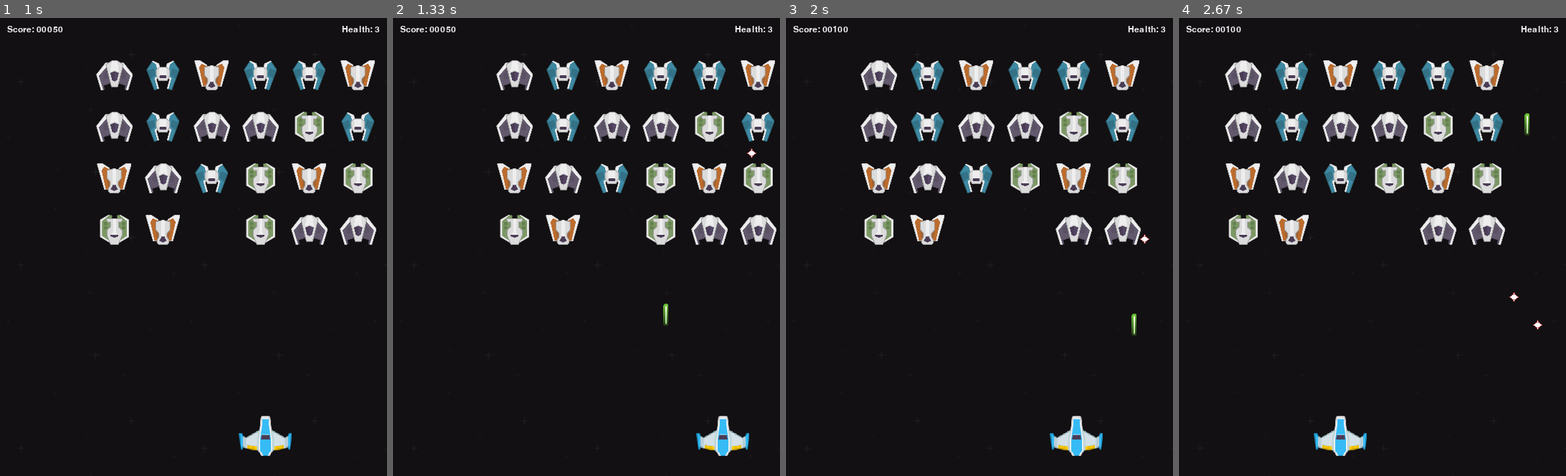
Above: before the commit, frames 1-4 (left to right).
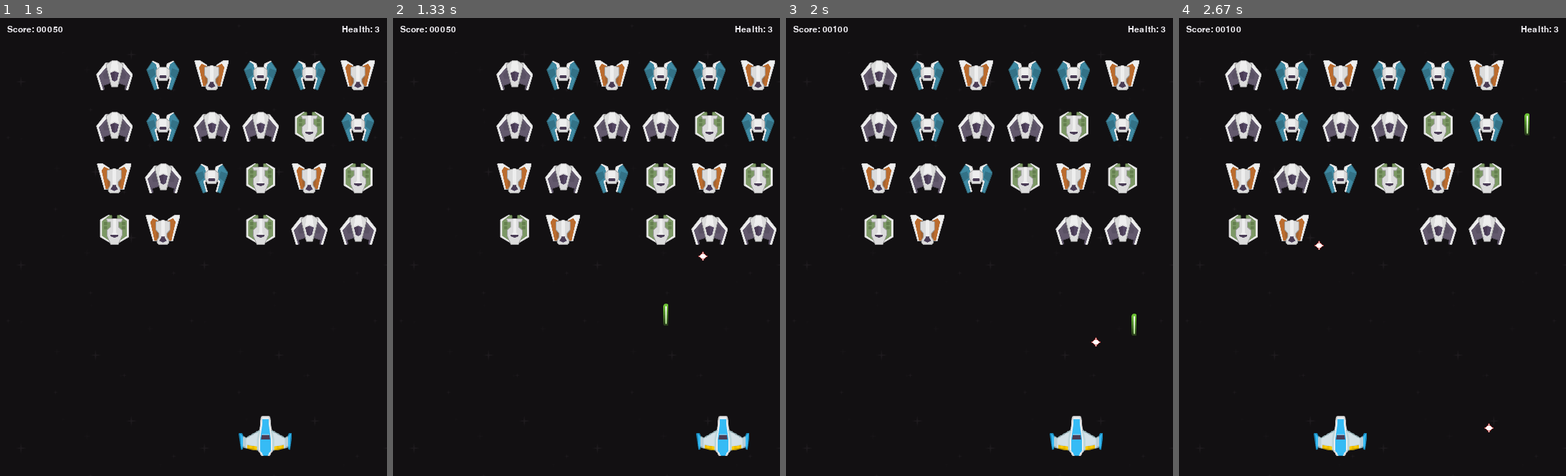
Above: after the commit, the same moments.

Repository: cwrlcarl/pygame-mini-games
Game: pygame game, started from space-invaders/main.py
Same seed, same stepped clock (60 frames per second), same inputs: the game is played once before the commit and once after it.
Inputs:
- Up to frame 1 (1 s): tap Space at 0.33, 0.73 s; hold Right from 0.67 s (still down)
- Up to frame 2 (1.33 s): tap Space at 1.03, 1.23 s; release Right at 1.13 s; hold Right from 1.17 s (still down)
- Up to frame 3 (2 s): tap Space at 1.53, 1.73 s; release Right at 1.63 s; hold Left from 1.67 s (still down)
- Up to frame 4 (2.67 s): tap Space at 2.03, 2.3, 2.6 s; release Left at 2.2 s; hold Left 2.23-2.63 s

Frame 1 is identical in both runs. In frame 2, less than 0.1% of the frame differs, in the area x 78-94%, y 28-53%; in frame 3, less than 0.1%; in frame 4, less than 0.1%, in the area x 35-94%, y 48-91%.

Commit message:
Clean up code and add game over state

Diff:
--- a/space-invaders/main.py
+++ b/space-invaders/main.py
@@ -61,34 +61,58 @@
         screen.blit(self.image, self.rect)
 
 
-def main():
+def draw_game_ui(screen, game_state):
+    score_text = MAIN_FONT.render(f"Score: {game_state['score']:05d}", True, WHITE)
+    screen.blit(score_text, (10, 10))
+
+    health_text = MAIN_FONT.render(f"Health: {game_state['health']}", True, WHITE)
+    screen.blit(health_text, (SCREEN_WIDTH - health_text.get_width() - 10, 10))
+
+    if game_state['game_over']:
+        game_over_text = GAME_OVER_FONT.render("Game Over", True, WHITE)
+        screen.blit(game_over_text, ((SCREEN_WIDTH - game_over_text.get_width()) // 2,
+                                     (SCREEN_HEIGHT - game_over_text.get_height()) // 2))
+
+
+def create_game_state():
     pygame.init()
     pygame.mixer.music.play(-1)
 
+    player = Player(x=SCREEN_WIDTH // 2, y=SCREEN_HEIGHT - PLAYER_HEIGHT)
+
+    game_state = {
+        'player': player,
+        'bullets': [],
+        'enemies': [],
+        'enemy_bullets': [],
+        'enemy_direction': 1,
+        'last_enemy_shot': pygame.time.get_ticks(),
+        'score': 0,
+        'health': 3,
+        'game_over': False
+    }
+
+    row_width = (ENEMY_WIDTH * ENEMY_COLS) + (ENEMY_COL_GAP * (ENEMY_COLS - 1))
+    start_x = (SCREEN_WIDTH - row_width) // 2 + ENEMY_WIDTH // 2
+
+    for row in range(ENEMY_ROWS):
+        for col in range(ENEMY_COLS):
+            x = col * (ENEMY_WIDTH + ENEMY_COL_GAP) + start_x
+            y = row * (ENEMY_HEIGHT + ENEMY_ROW_GAP) + ENEMY_OFFSET
+
+            enemy = Enemy(x=x, y=y)
+            game_state['enemies'].append(enemy)
+
+    return game_state
+
+
+def main():
     screen = pygame.display.set_mode((SCREEN_WIDTH, SCREEN_HEIGHT))
     bg_image = pygame.image.load(BG_IMAGE_PATH).convert()
     bg_width, bg_height = bg_image.get_size()
     pygame.display.set_caption("Space Invaders 🚀")
 
-    player = Player(x=SCREEN_WIDTH//2, y=SCREEN_HEIGHT-PLAYER_HEIGHT)
-    bullets = []
-    enemies = []
-    enemy_bullets = []
-    enemy_direction = 1
-    last_enemy_shot = pygame.time.get_ticks()
-    score = 0
-    health = 3
-
-    row_width = (ENEMY_WIDTH * ENEMY_COLS) + (ENEMY_COL_GAP * (ENEMY_COLS - 1))
-    start_x = (SCREEN_WIDTH - row_width) // 2 + ENEMY_WIDTH // 2
-
-    for row in range(ENEMY_ROWS):
-        for col in range(ENEMY_COLS):
-            x = col * (ENEMY_WIDTH + ENEMY_COL_GAP) + start_x
-            y = row * (ENEMY_HEIGHT + ENEMY_ROW_GAP) + ENEMY_OFFSET
-
-            enemy = Enemy(x=x, y=y)
-            enemies.append(enemy)
+    game_state = create_game_state()
 
     clock = pygame.time.Clock()
     running = True
@@ -102,70 +126,84 @@
 
             if event.type == pygame.KEYDOWN:
                 if event.key == pygame.K_SPACE:
-                    if len(bullets) < MAX_PLAYER_BULLETS:
+                    if len(game_state['bullets']) < MAX_PLAYER_BULLETS:
                         LASER_SFX.play()
-                        bullet = PlayerBullet(x=player.rect.centerx, y=player.rect.y)
-                        bullets.append(bullet)
-
-        for bullet in bullets[:]:
-            for enemy in enemies[:]:
-                if bullet.rect.colliderect(enemy.rect):
-                    score += 50
-                    bullets.remove(bullet)
-                    enemies.remove(enemy)
-
-        for enemy_bullet in enemy_bullets[:]:
-            if enemy_bullet.rect.colliderect(player.rect):
-                health -= 1
-                enemy_bullets.remove(enemy_bullet)
-                if health == 0:
-                    pass
-
-        for bullet in bullets[:]:
-            if bullet.rect.y < 0:
-                bullets.remove(bullet)
-
-        for enemy_bullet in enemy_bullets[:]:
-            if enemy_bullet.rect.y > SCREEN_HEIGHT:
-                enemy_bullets.remove(enemy_bullet)
-
-        for enemy in enemies:
-            if enemy.rect.right >= SCREEN_WIDTH or enemy.rect.left <= 0:
-                enemy_direction *= -1
-                break
-
-        time_now = pygame.time.get_ticks()
-        if time_now - last_enemy_shot > ENEMY_BULLET_COOLDOWN and len(enemy_bullets) < MAX_ENEMY_BULLETS and len(enemies) > 0:
-            enemy_shooting = random.choice(enemies)
-            enemy_bullet = EnemyBullet(x=enemy_shooting.rect.centerx, y=enemy_shooting.rect.y)
-            enemy_bullets.append(enemy_bullet)
-            last_enemy_shot = time_now
-
+                        bullet = PlayerBullet(x=game_state['player'].rect.centerx, y=game_state['player'].rect.y)
+                        game_state['bullets'].append(bullet)
+
+        if not game_state['game_over']:
+            # enemy collision
+            for bullet in game_state['bullets'][:]:
+                for enemy in game_state['enemies'][:]:
+                    if bullet.rect.colliderect(enemy.rect):
+                        game_state['score'] += 50
+                        game_state['bullets'].remove(bullet)
+                        game_state['enemies'].remove(enemy)
+
+            # player collision
+            for enemy_bullet in game_state['enemy_bullets'][:]:
+                if enemy_bullet.rect.colliderect(game_state['player'].rect):
+                    game_state['health'] -= 1
+                    game_state['enemy_bullets'].remove(enemy_bullet)
+                    if game_state['health'] == 0:
+                        GAME_OVER_SFX.play()
+                        pygame.mixer.music.stop()
+                        game_state['game_over'] = True
+
+            # off-screen bullets
+            for bullet in game_state['bullets'][:]:
+                if bullet.rect.y < 0:
+                    game_state['bullets'].remove(bullet)
+            for enemy_bullet in game_state['enemy_bullets'][:]:
+                if enemy_bullet.rect.y > SCREEN_HEIGHT:
+                    game_state['enemy_bullets'].remove(enemy_bullet)
+
+            # enemy shooting
+            time_now = pygame.time.get_ticks()
+            if time_now - game_state['last_enemy_shot'] > ENEMY_BULLET_COOLDOWN \
+            and len(game_state['enemy_bullets']) < MAX_ENEMY_BULLETS \
+            and len(game_state['enemies']) > 0:
+                enemy_shooting = random.choice(game_state['enemies'])
+                enemy_bullet = EnemyBullet(x=enemy_shooting.rect.centerx, y=enemy_shooting.rect.y)
+                game_state['enemy_bullets'].append(enemy_bullet)
+                game_state['last_enemy_shot'] = time_now
+
+            # enemy direction
+            for enemy in game_state['enemies']:
+                if enemy.rect.right >= SCREEN_WIDTH or enemy.rect.left <= 0:
+                    game_state['enemy_direction'] *= -1
+                    break
+
+            # update
+            if not game_state['game_over']:
+                game_state['player'].update()
+
+                for bullet in game_state['bullets']:
+                    bullet.update()
+
+                for enemy in game_state['enemies']:
+                    enemy.update(game_state['enemy_direction'])
+
+                for enemy_bullet in game_state['enemy_bullets']:
+                    enemy_bullet.update()
+
+        # draw
         for x in range(0, SCREEN_WIDTH, bg_width):
             for y in range(0, SCREEN_HEIGHT, bg_height):
                 screen.blit(bg_image, (x, y))
 
-        score_text = MAIN_FONT.render(f"Score: {score:05d}", True, WHITE)
-        screen.blit(score_text, (10, 10))
-
-        health_text = MAIN_FONT.render(f"Health: {health}", True, WHITE)
-        screen.blit(health_text, (SCREEN_WIDTH - health_text.get_width() - 10, 10))
-
-        player.update()
-        player.draw(screen)
-
-        for bullet in bullets:
-            bullet.update()
+        game_state['player'].draw(screen)
+
+        for bullet in game_state['bullets']:
             bullet.draw(screen)
 
-        for enemy in enemies:
-            enemy.update(enemy_direction)
+        for enemy in game_state['enemies']:
             enemy.draw(screen)
 
-        for enemy_bullet in enemy_bullets:
-            enemy_bullet.update()
+        for enemy_bullet in game_state['enemy_bullets']:
             enemy_bullet.draw(screen)
 
+        draw_game_ui(screen, game_state)
         pygame.display.update()
 
     pygame.quit()
